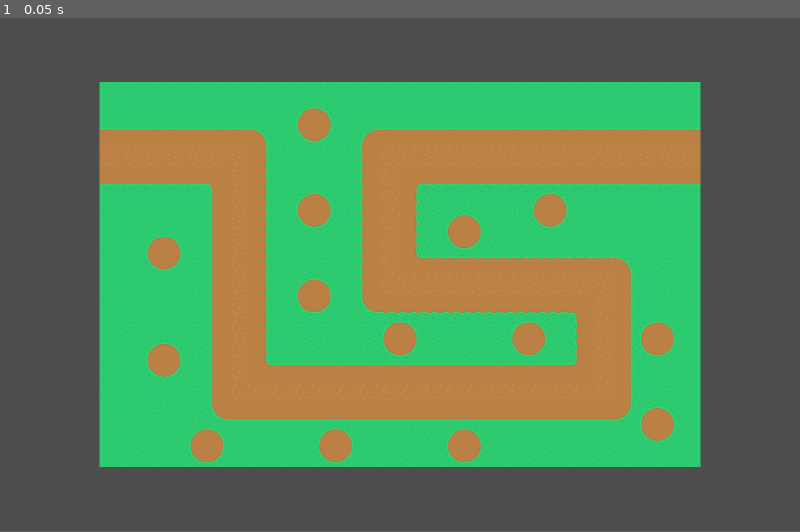
Above: before the commit, frame 1.
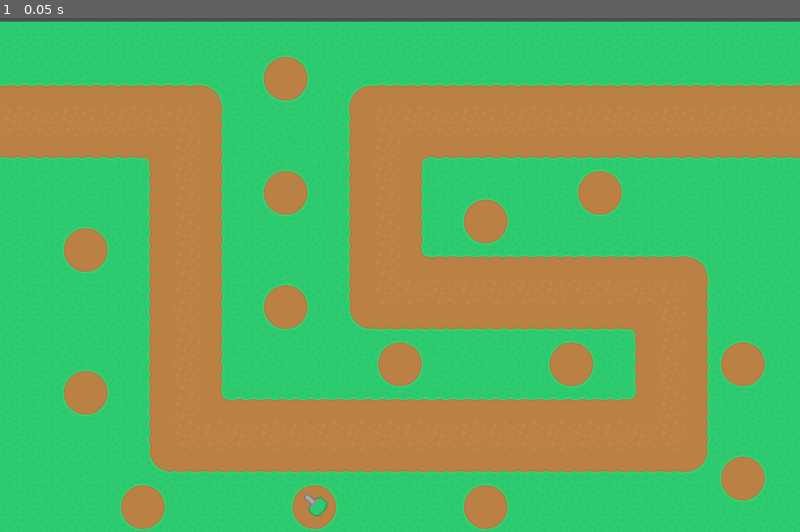
Above: after the commit, the same moment.

Repository: hucu314/towerdefense
Game: Godot game, scene res://Scenes/game.tscn
The game is run twice, just before and just after one commit, with the same random seed, the same clock (stepped at 60 frames per second) and the same inputs. Before the commit the project starts from res://game.tscn.
Inputs:
- Up to frame 1 (0.05 s): no input
In our replay, the window is 800x513 before the commit and 800x514 after it. These sizes can differ from the game's own. Grey fills any space a smaller window leaves; there, only what the larger window draws over its background counts as a difference.

The runs differ from the first frame. In frame 1, 72% of the frame differs, in the area x 0-100%, y 0-100%.

Commit message:
start green turret

Diff:
--- a/game.tscn
+++ b/Scenes/game.tscn
@@ -1,9 +1,10 @@
-[gd_scene load_steps=4 format=3 uid="uid://biirkyd2ix3qj"]
+[gd_scene load_steps=5 format=3 uid="uid://biirkyd2ix3qj"]
 
-[ext_resource type="Texture2D" uid="uid://c16r4bmmww23q" path="res://towerDefense_tilesheet.png" id="1_51vic"]
+[ext_resource type="Texture2D" uid="uid://c16r4bmmww23q" path="res://Assets/towerDefense_tilesheet.png" id="1_6lvkv"]
+[ext_resource type="PackedScene" uid="uid://bmsnjanrvqkwl" path="res://Scenes/green_turret.tscn" id="2_e4y0r"]
 
 [sub_resource type="TileSetAtlasSource" id="TileSetAtlasSource_2hwvp"]
-texture = ExtResource("1_51vic")
+texture = ExtResource("1_6lvkv")
 texture_region_size = Vector2i(64, 64)
 0:0/0 = 0
 1:0/0 = 0
@@ -4366,7 +4367,7 @@
 tile_size = Vector2i(64, 64)
 sources/0 = SubResource("TileSetAtlasSource_2hwvp")
 
-[node name="Game" type="Node"]
+[node name="game" type="Node"]
 
 [node name="TileMap" type="TileMap" parent="."]
 tile_set = SubResource("TileSet_jaqls")
@@ -4375,4 +4376,8 @@
 metadata/_edit_group_ = true
 
 [node name="Camera2D" type="Camera2D" parent="."]
+position = Vector2(0, -8)
 zoom = Vector2(0.75, 0.75)
+
+[node name="greenTurret" parent="." instance=ExtResource("2_e4y0r")]
+position = Vector2(-192, 504)
--- /dev/null
+++ b/Scenes/green_turret.tscn
@@ -0,0 +1,11 @@
+[gd_scene load_steps=3 format=3 uid="uid://bmsnjanrvqkwl"]
+
+[ext_resource type="Texture2D" uid="uid://c16r4bmmww23q" path="res://Assets/towerDefense_tilesheet.png" id="1_cjvdm"]
+[ext_resource type="Script" path="res://Scripts/greenTurret.gd" id="2_4q04w"]
+
+[node name="greenTurret" type="Sprite2D"]
+rotation = -0.837758
+texture = ExtResource("1_cjvdm")
+region_enabled = true
+region_rect = Rect2(1216, 640, 64, 64)
+script = ExtResource("2_4q04w")
--- /dev/null
+++ b/Scripts/greenTurret.gd
@@ -0,0 +1,14 @@
+extends Sprite2D
+
+var mousePos
+
+# Called when the node enters the scene tree for the first time.
+func _ready():
+	pass # Replace with function body.
+
+
+# Called every frame. 'delta' is the elapsed time since the previous frame.
+func _process(delta):
+	mousePos = rad_to_deg(get_angle_to(get_global_mouse_position()))
+	self.rotation(mousePos)
+	pass
--- a/icon.svg
+++ /dev/null
@@ -1 +0,0 @@
-<svg height="128" width="128" xmlns="http://www.w3.org/2000/svg"><rect x="2" y="2" width="124" height="124" rx="14" fill="#363d52" stroke="#212532" stroke-width="4"/><g transform="scale(.101) translate(122 122)"><g fill="#fff"><path d="M105 673v33q407 354 814 0v-33z"/><path d="m105 673 152 14q12 1 15 14l4 67 132 10 8-61q2-11 15-15h162q13 4 15 15l8 61 132-10 4-67q3-13 15-14l152-14V427q30-39 56-81-35-59-83-108-43 20-82 47-40-37-88-64 7-51 8-102-59-28-123-42-26 43-46 89-49-7-98 0-20-46-46-89-64 14-123 42 1 51 8 102-48 27-88 64-39-27-82-47-48 49-83 108 26 42 56 81zm0 33v39c0 276 813 276 814 0v-39l-134 12-5 69q-2 10-14 13l-162 11q-12 0-16-11l-10-65H446l-10 65q-4 11-16 11l-162-11q-12-3-14-13l-5-69z" fill="#478cbf"/><path d="M483 600c0 34 58 34 58 0v-86c0-34-58-34-58 0z"/><circle cx="725" cy="526" r="90"/><circle cx="299" cy="526" r="90"/></g><g fill="#414042"><circle cx="307" cy="532" r="60"/><circle cx="717" cy="532" r="60"/></g></g></svg>
--- a/project.godot
+++ b/project.godot
@@ -11,12 +11,11 @@
 [application]
 
 config/name="TowerDefense"
-run/main_scene="res://game.tscn"
+run/main_scene="res://Scenes/game.tscn"
 config/features=PackedStringArray("4.2", "Forward Plus")
-config/icon="res://icon.svg"
 
 [display]
 
-window/size/viewport_width=1790
-window/size/viewport_height=1150
+window/size/viewport_width=1344
+window/size/viewport_height=864
 mouse_cursor/stretch/scale=8.0
Renamed: towerDefense_tilesheet.png -> Assets/towerDefense_tilesheet.png
Not shown, changed: Assets/towerDefense_tilesheet.png.import
Renamed: test.gd -> Scripts/test.gd
Not shown, removed: towerDefense_tilesheet.png.import
